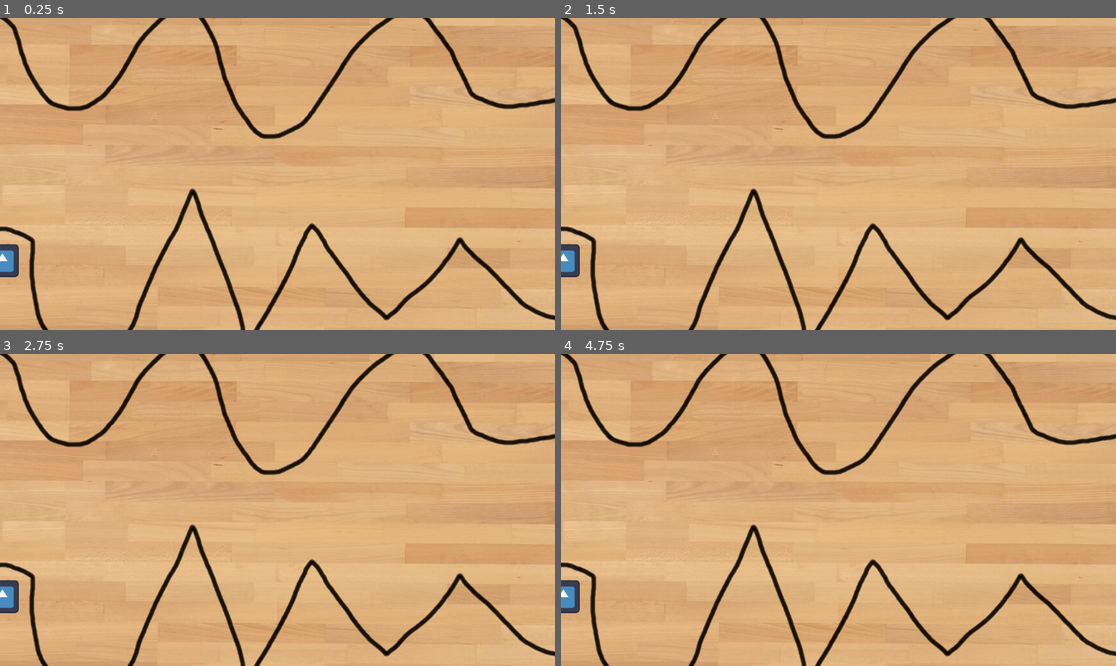
Above: before the commit, frames 1-4 (two rows, left to right).
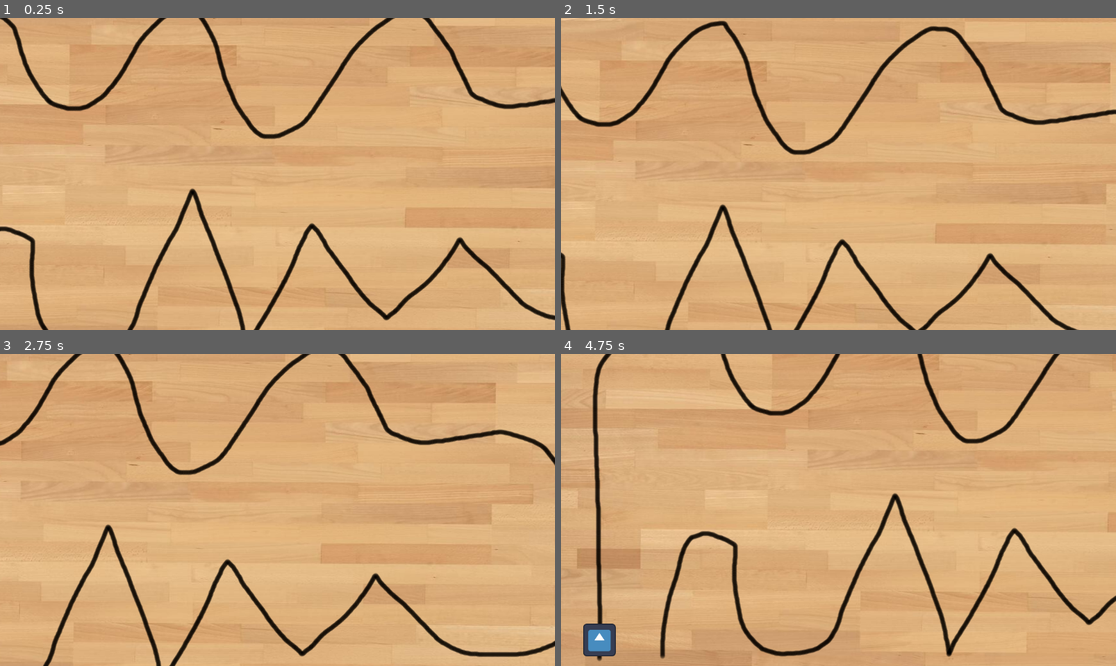
Above: after the commit, the same moments.

Repository: frejzollo/godot-line-follower-simulator
Game: Godot game, scene res://node_2d.tscn
Same seed, same stepped clock (60 frames per second), same inputs: the game is played once before the commit and once after it. The engine's default icon, where the game draws it, is replaced by a stand-in: a white triangle on a blue panel in a dark square.
Inputs (mouse positions are in pixels of both pictures, inside the frame that each line leads up to):
- Up to frame 1 (0.25 s): no input
- Up to frame 2 (1.5 s): tap Enter at 0.5 s; move the mouse to (960, 158) at 0.52 s; hold Right 0.53-1.25 s; click (960, 158) at 0.67 s; tap Space at 0.77 s; drag from (727, 189) to (810, 236) at 1.27 s
- Up to frame 3 (2.75 s): tap Space at 2 s; move the mouse to (333, 441) at 2.02 s; hold Right from 2.03 s (still down)
- Up to frame 4 (4.75 s): release Right at 2.75 s; drag from (810, 572) to (672, 463) at 2.77 s; tap Enter at 3.5 s; move the mouse to (1005, 556) at 3.52 s; hold Left 3.53-4.25 s; tap Space at 3.77 s; drag from (672, 463) to (755, 432) at 4.27 s

The runs differ from the first frame. In frame 1, 0.4% of the frame differs, in the area x 0-4%, y 72-84%; in frame 2, 13%; in frame 3, 11%; in frame 4, 16%, in the area x 0-100%, y 0-100%.

Commit message:
change motors 2D nodes type

Diff:
--- a/node_2d.tscn
+++ b/node_2d.tscn
@@ -1,16 +1,17 @@
 [gd_scene load_steps=6 format=3 uid="uid://c0kp0j3ts4sj2"]
 
-[ext_resource type="Script" path="res://scripts/actor.gd" id="1_bph8r"]
+[ext_resource type="Script" path="res://scripts/scripts2D/actor.gd" id="1_bph8r"]
 [ext_resource type="Texture2D" uid="uid://dj05wugrff33l" path="res://data/icon.svg" id="2_nx8l7"]
 [ext_resource type="Texture2D" uid="uid://yesfgt5py4oo" path="res://data/background.png" id="3_b106p"]
-[ext_resource type="Script" path="res://scripts/color_sensor.gd" id="3_c1psh"]
-[ext_resource type="Script" path="res://scripts/free_camera_2d.gd" id="4_5dgth"]
+[ext_resource type="Script" path="res://scripts/scripts2D/color_sensor.gd" id="3_c1psh"]
+[ext_resource type="Script" path="res://scripts/scripts2D/free_camera_2d.gd" id="4_5dgth"]
 
 [node name="Simulation" type="Node2D"]
 
-[node name="Actor" type="Node2D" parent="."]
+[node name="Actor" type="RigidBody2D" parent="."]
 z_index = 2
-position = Vector2(-571, 180)
+position = Vector2(-790, 335)
+gravity_scale = 0.0
 script = ExtResource("1_bph8r")
 
 [node name="Sprite2D" type="Sprite2D" parent="Actor"]
@@ -34,10 +35,10 @@
 
 [node name="Motors" type="Node2D" parent="Actor"]
 
-[node name="Motor" type="Node2D" parent="Actor/Motors"]
+[node name="Motor" type="RigidBody2D" parent="Actor/Motors"]
 position = Vector2(50, 0)
 
-[node name="Motor2" type="Node2D" parent="Actor/Motors"]
+[node name="Motor2" type="RigidBody2D" parent="Actor/Motors"]
 position = Vector2(-50, 0)
 
 [node name="Environment" type="Node" parent="."]
